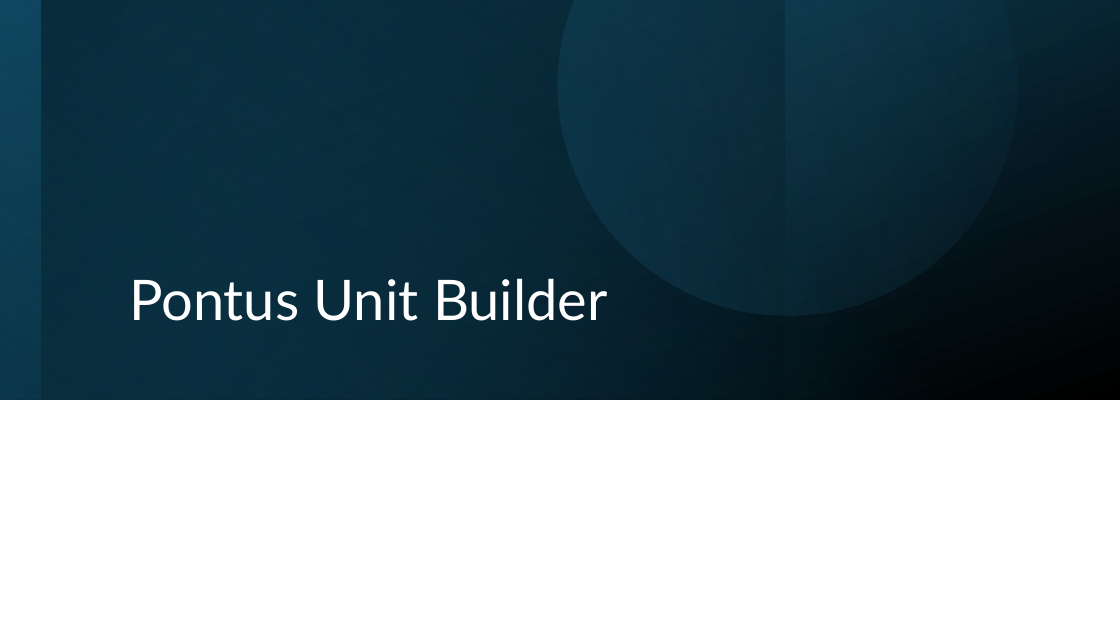
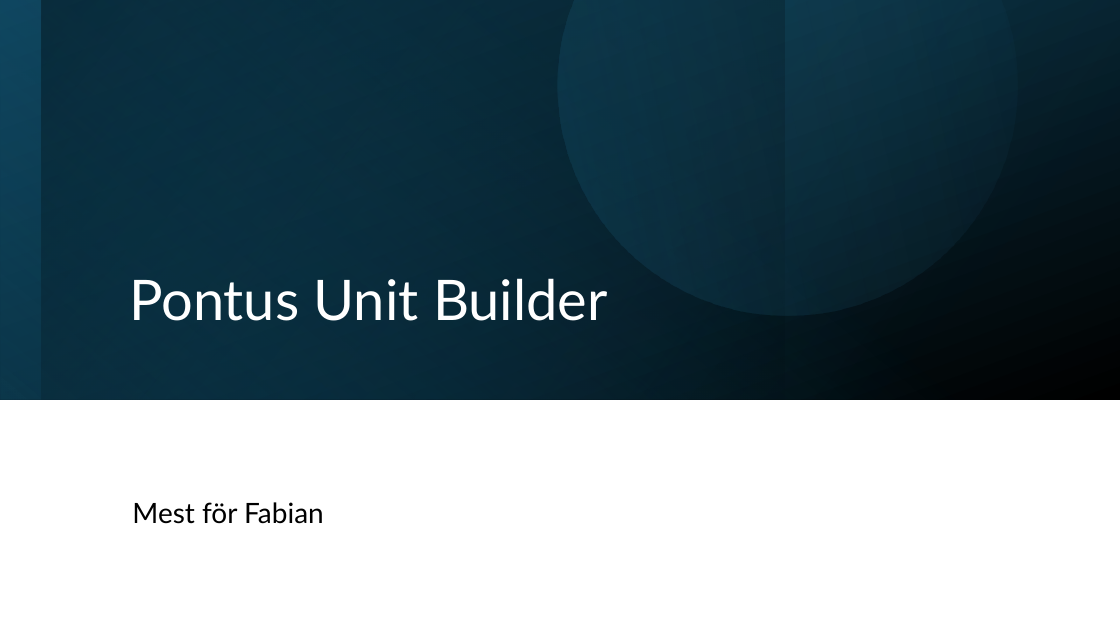
Before and after one commit to Jaltl/RogueLikeChess, a slide deck: slide 1 of Assets/Pontus Unit Builder.pptx. Drawn at 1120x630 pixels with LibreOffice and Linux fonts; fonts in the diff are those of the drawing. Boxes give left, top, right and bottom in pixels: in the first picture for what was removed or moved away, otherwise in the second. Text is boxed around its words. In the diff, an @@ line names an element or a change of style, - is before the commit and + after.

```diff
--- a/Assets/Pontus Unit Builder.pptx
+++ b/Assets/Pontus Unit Builder.pptx
@@ subtitle added at [132, 502, 324, 524], 24 pt, text #000000 @@
+Mest för Fabian
```
Also in this commit, not shown: 6 other slides changed.
